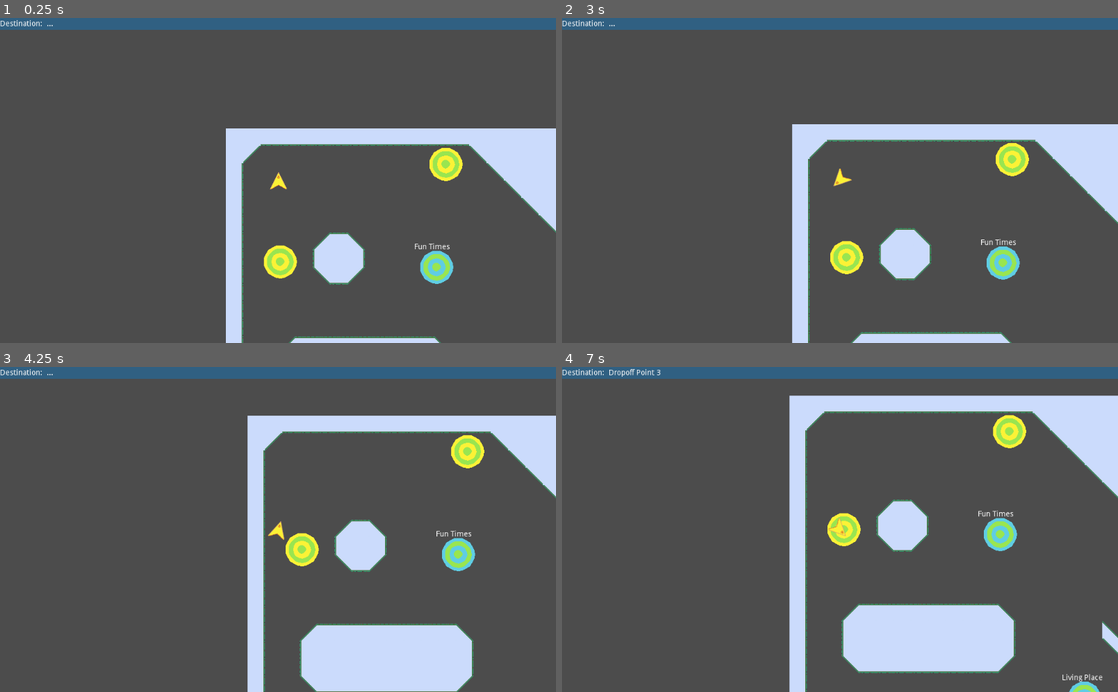
Above: before the commit, frames 1-4 (two rows, left to right).
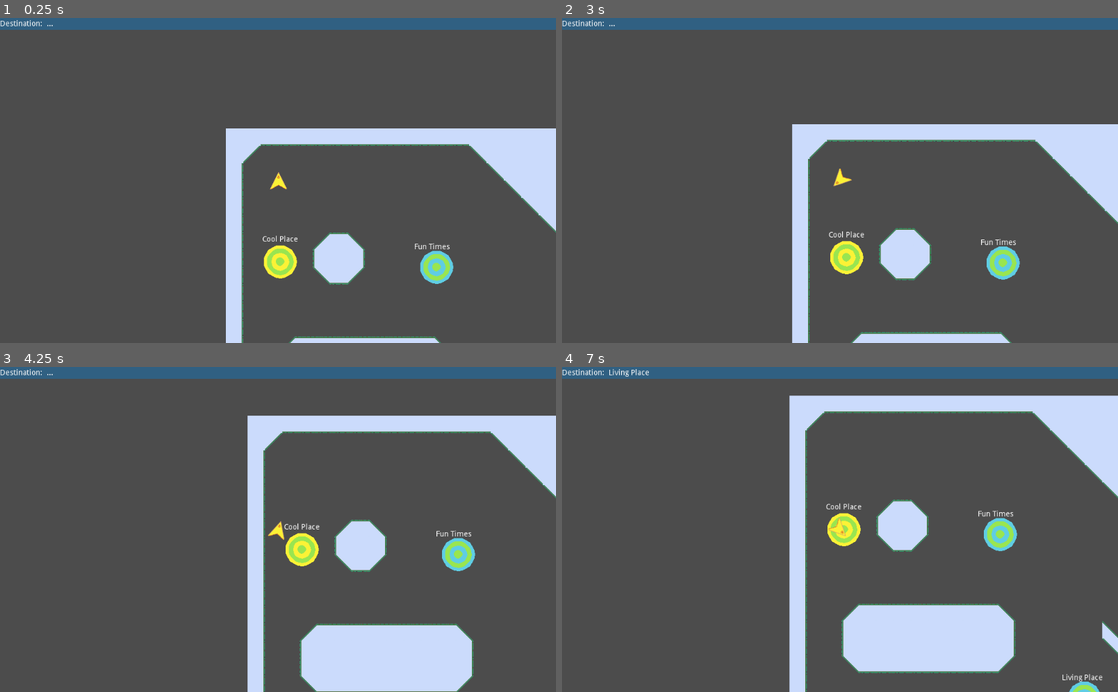
Above: after the commit, the same moments.

Repository: broquaint/comrade-cabbie
Game: Godot game, scene res://Root.tscn
Two runs of this game, one before a commit and one after it. Both use one fixed random seed, a clock stepped at 60 frames per second and the inputs below.
Inputs:
- Up to frame 1 (0.25 s): no input
- Up to frame 2 (3 s): tap Enter at 0.5 s; hold Right (move_right) 0.53-1.28 s; hold Left (move_left) 1.28-2.03 s; tap Space at 2 s; hold Right (move_right) 2.03-2.78 s; hold Up (move_up) from 2.78 s (still down)
- Up to frame 3 (4.25 s): release Up (move_up) at 3.53 s; hold Left (move_left) from 3.53 s (still down)
- Up to frame 4 (7 s): tap Enter at 4.25 s; release Left (move_left) at 5.78 s; hold Right (move_right) 5.78-6.53 s; tap Space at 6.5 s; hold Up (move_up) from 6.53 s (still down)

The runs differ from the first frame. In frame 1, 0.5% of the frame differs, in the area x 47-84%, y 39-69%; in frame 2, 0.5%; in frame 3, 0.5%; in frame 4, 0.6%, in the area x 8-84%, y 0-44%.

Commit message:
Drop old "embedded points" from Root
Much cleaner.

Diff:
--- a/HUD.gd
+++ b/HUD.gd
@@ -1,7 +1,7 @@
 extends Control
 
 func on_new_pickup(dropoff: Node):
-	$Container/Destination.text = dropoff.name
+	$Container/Destination.text = dropoff.point_name
 
 func on_new_dropoff():
 	$Container/Destination.text = '...'
--- a/Pickup Point.tscn
+++ b/Pickup Point.tscn
@@ -14,3 +14,10 @@
 
 [node name="Sprite" type="Sprite" parent="."]
 texture = ExtResource( 2 )
+
+[node name="Label" type="Label" parent="."]
+margin_left = -33.0473
+margin_top = -48.1214
+margin_right = 51.9527
+margin_bottom = -34.1214
+text = "Lorem ipsum"
--- a/PickupPoint.gd
+++ b/PickupPoint.gd
@@ -4,4 +4,4 @@
 
 # Called when the node enters the scene tree for the first time.
 func _ready():
-	pass # Replace with function body.
+	$Label.text = point_name
--- a/Root.tscn
+++ b/Root.tscn
@@ -1,11 +1,9 @@
-[gd_scene load_steps=20 format=2]
+[gd_scene load_steps=18 format=2]
 
 [ext_resource path="res://assets/all layers tiled.png" type="Texture" id=1]
 [ext_resource path="res://assets/ship.png" type="Texture" id=2]
 [ext_resource path="res://Player.gd" type="Script" id=3]
 [ext_resource path="res://Root.gd" type="Script" id=4]
-[ext_resource path="res://assets/pickup point.png" type="Texture" id=5]
-[ext_resource path="res://assets/dropoff point.png" type="Texture" id=6]
 [ext_resource path="res://HUD.tscn" type="PackedScene" id=7]
 [ext_resource path="res://Pickup Point.tscn" type="PackedScene" id=8]
 [ext_resource path="res://Dropoff Point.tscn" type="PackedScene" id=9]
@@ -237,102 +235,6 @@
 format = 1
 tile_data = PoolIntArray( 0, 9, 0, 1, 9, 0, 2, 1, 0, 3, 1, 0, 4, 1, 0, 5, 1, 0, 6, 1, 0, 7, 1, 0, 8, 1, 0, 9, 1, 0, 10, …(19728 unchanged characters)…
 
-[node name="Pickup Point 1" type="Area2D" parent="TileMap" groups=["pickup points"]]
-position = Vector2( 404.597, 65.7672 )
-__meta__ = {
-"_edit_group_": true
-}
-
-[node name="CollisionPolygon2D" type="CollisionPolygon2D" parent="TileMap/Pickup Point 1"]
-polygon = PoolVector2Array( -8.3215, -29.6314, -21.3127, -22.8679, -29.5495, -8.33643, -29.7747, 7.64565, -21.2239, 22.2533, -3.83713, 30.5192, 3.28857, 30.7329, 19.749, 22.6809, 29.7962, 7.14684, 30.0812, -7.95966, 20.6753, -22.8524, 7.35022, -29.8356 )
-
-[node name="Sprite" type="Sprite" parent="TileMap/Pickup Point 1"]
-texture = ExtResource( 5 )
-
-[node name="Pickup Point 2" type="Area2D" parent="TileMap" groups=["pickup points"]]
-position = Vector2( 1200.07, 495.322 )
-__meta__ = {
-"_edit_group_": true
-}
-
-[node name="CollisionPolygon2D" type="CollisionPolygon2D" parent="TileMap/Pickup Point 2"]
-polygon = PoolVector2Array( -8.3215, -29.6314, -21.3127, -22.8679, -29.5495, -8.33643, -29.7747, 7.64565, -21.2239, 22.2533, -3.83713, 30.5192, 3.28857, 30.7329, 19.749, 22.6809, 29.7962, 7.14684, 30.0812, -7.95966, 20.6753, -22.8524, 7.35022, -29.8356 )
-
-[node name="Sprite" type="Sprite" parent="TileMap/Pickup Point 2"]
-texture = ExtResource( 5 )
-
-[node name="Pickup Point 3" type="Area2D" parent="TileMap" groups=["pickup points"]]
-position = Vector2( 619.375, 1499.61 )
-__meta__ = {
-"_edit_group_": true
-}
-
-[node name="CollisionPolygon2D" type="CollisionPolygon2D" parent="TileMap/Pickup Point 3"]
-polygon = PoolVector2Array( -8.3215, -29.6314, -21.3127, -22.8679, -29.5495, -8.33643, -29.7747, 7.64565, -21.2239, 22.2533, -3.83713, 30.5192, 3.28857, 30.7329, 19.749, 22.6809, 29.7962, 7.14684, 30.0812, -7.95966, 20.6753, -22.8524, 7.35022, -29.8356 )
-
-[node name="Sprite" type="Sprite" parent="TileMap/Pickup Point 3"]
-texture = ExtResource( 5 )
-
-[node name="Dropoff Point 1" type="Area2D" parent="TileMap" groups=["dropoff points"]]
-position = Vector2( 719.074, 868.306 )
-__meta__ = {
-"_edit_group_": true
-}
-
-[node name="CollisionPolygon2D" type="CollisionPolygon2D" parent="TileMap/Dropoff Point 1"]
-polygon = PoolVector2Array( -8.3215, -29.6314, -21.3127, -22.8679, -29.5495, -8.33643, -29.7747, 7.64565, -21.2239, 22.2533, -3.83713, 30.5192, 3.28857, 30.7329, 19.749, 22.6809, 29.7962, 7.14684, 30.0812, -7.95966, 20.6753, -22.8524, 7.35022, -29.8356 )
-
-[node name="Sprite" type="Sprite" parent="TileMap/Dropoff Point 1"]
-texture = ExtResource( 6 )
-
-[node name="Dropoff Point 3" type="Area2D" parent="TileMap" groups=["dropoff points"]]
-position = Vector2( 1559.29, 808.646 )
-__meta__ = {
-"_edit_group_": true
-}
-
-[node name="CollisionPolygon2D" type="CollisionPolygon2D" parent="TileMap/Dropoff Point 3"]
-polygon = PoolVector2Array( -8.3215, -29.6314, -21.3127, -22.8679, -29.5495, -8.33643, -29.7747, 7.64565, -21.2239, 22.2533, -3.83713, 30.5192, 3.28857, 30.7329, 19.749, 22.6809, 29.7962, 7.14684, 30.0812, -7.95966, 20.6753, -22.8524, 7.35022, -29.8356 )
-
-[node name="Sprite" type="Sprite" parent="TileMap/Dropoff Point 3"]
-texture = ExtResource( 6 )
-
-[node name="Dropoff Point 2" type="Area2D" parent="TileMap" groups=["dropoff points"]]
-position = Vector2( 177.159, 1078.11 )
-__meta__ = {
-"_edit_group_": true
-}
-
-[node name="CollisionPolygon2D" type="CollisionPolygon2D" parent="TileMap/Dropoff Point 2"]
-polygon = PoolVector2Array( -8.3215, -29.6314, -21.3127, -22.8679, -29.5495, -8.33643, -29.7747, 7.64565, -21.2239, 22.2533, -3.83713, 30.5192, 3.28857, 30.7329, 19.749, 22.6809, 29.7962, 7.14684, 30.0812, -7.95966, 20.6753, -22.8524, 7.35022, -29.8356 )
-
-[node name="Sprite" type="Sprite" parent="TileMap/Dropoff Point 2"]
-texture = ExtResource( 6 )
-
-[node name="RichTextLabel" type="RichTextLabel" parent="."]
-margin_left = 693.0
-margin_top = 809.0
-margin_right = 783.0
-margin_bottom = 825.0
-bbcode_text = "Dropoff 1"
-text = "Dropoff 1"
-
-[node name="RichTextLabel2" type="RichTextLabel" parent="."]
-margin_left = 136.5
-margin_top = 1031.0
-margin_right = 226.5
-margin_bottom = 1047.0
-bbcode_text = "Dropoff 2"
-text = "Dropoff 2"
-
-[node name="RichTextLabel3" type="RichTextLabel" parent="."]
-margin_left = 1519.54
-margin_top = 757.589
-margin_right = 1609.54
-margin_bottom = 773.589
-bbcode_text = "Dropoff 3"
-text = "Dropoff 3"
-
 [node name="Pickup Point" parent="." instance=ExtResource( 8 )]
 position = Vector2( 99.8316, 246.267 )
 point_name = "Cool Place"
